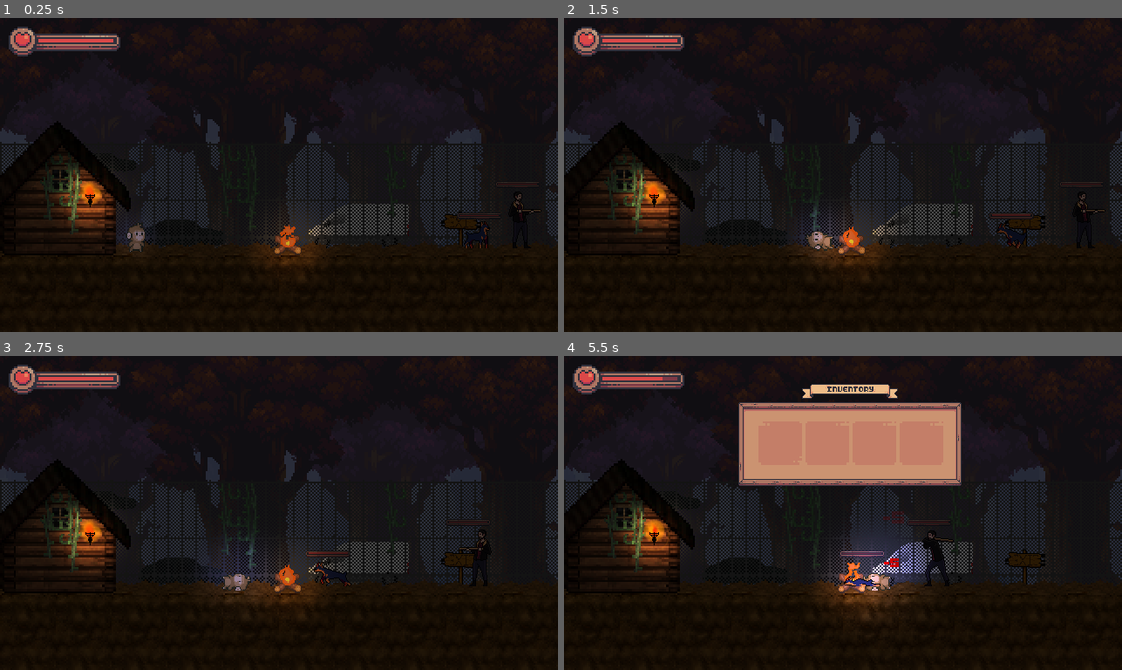
Above: before the commit, frames 1-4 (two rows, left to right).
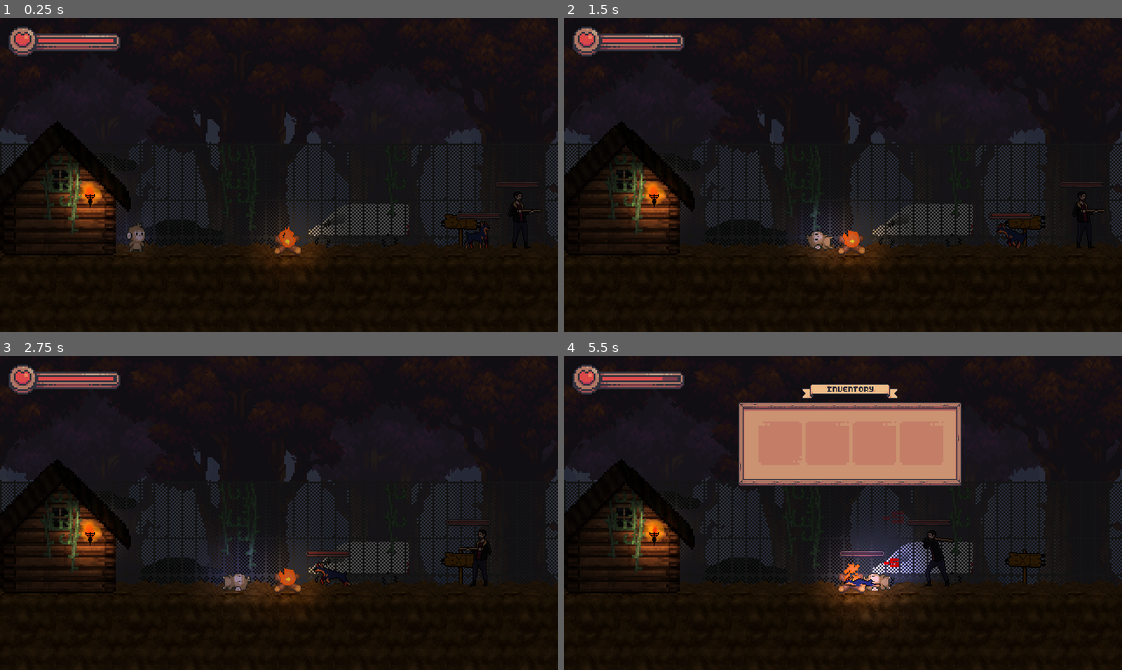
Above: after the commit, the same moments.

Repository: Gabriel-Mene/UntamedSouls2D
Game: Godot game, scene res://scenes/management/level1.tscn
Same seed, same stepped clock (60 frames per second), same inputs: the game is played once before the commit and once after it. The project has no main scene, so this scene is started directly.
Inputs (mouse positions are in pixels of both pictures, inside the frame that each line leads up to):
- Up to frame 1 (0.25 s): no input
- Up to frame 2 (1.5 s): move the mouse to (965, 159) at 0.52 s; hold Right (ui_right) from 0.53 s (still down); click (965, 159) at 0.6 s; tap Space (ui_select) at 0.77 s; move the mouse to (731, 190) at 1.27 s; tap Q (attack) at 1.35 s
- Up to frame 3 (2.75 s): tap Space (ui_select) at 1.52 s; click (167, 528) at 1.55 s; move the mouse to (334, 443) at 2.02 s; release Right (ui_right) at 2.03 s; hold Left (ui_left) from 2.03 s (still down); click (334, 443) at 2.1 s
- Up to frame 4 (5.5 s): move the mouse to (815, 575) at 2.77 s; release Left (ui_left) at 2.78 s; hold Right (ui_right) 2.78-4.28 s; tap E (interact) at 2.85 s; tap Space (ui_select) at 3.02, 3.77, 4.52 s; click (815, 575) at 3.05 s; move the mouse to (1010, 560) at 3.52 s; click (1010, 560) at 3.6 s; tap I (inventory) at 4.15 s; move the mouse to (675, 465) at 4.27 s; hold Left (ui_left) 4.28-5.03 s; tap Q (attack) at 4.35 s; click (675, 465) at 4.55 s; move the mouse to (870, 513) at 5.02 s; hold Right (ui_right) from 5.03 s (still down); click (870, 513) at 5.1 s

The runs differ from the first frame. In frame 1, less than 0.1% of the frame differs, in the area x 50-53%, y 65-73%; in frame 2, less than 0.1%; in frame 3, less than 0.1%; in frame 4, less than 0.1%, in the area x 50-54%, y 65-72%.

Commit message:
correção do inv

Diff:
--- a/scenes/management/level1.tscn
+++ b/scenes/management/level1.tscn
@@ -130,7 +130,6 @@
 scale = Vector2( 0.6, 0.6 )
 frames = SubResource( 7 )
 animation = "Idle"
-frame = 1
 speed_scale = 2.5
 playing = true
 
--- a/scripts/interface/player/inventory_container.gd
+++ b/scripts/interface/player/inventory_container.gd
@@ -42,7 +42,7 @@
 
 	for children in slot_container.get_children():
 		children.connect("empty_slot", self, "empty_slot")
-		children.connect("item_click", self, "on_item_clicked")
+		children.connect("item_clicked", self, "on_item_clicked")
 
 
 
